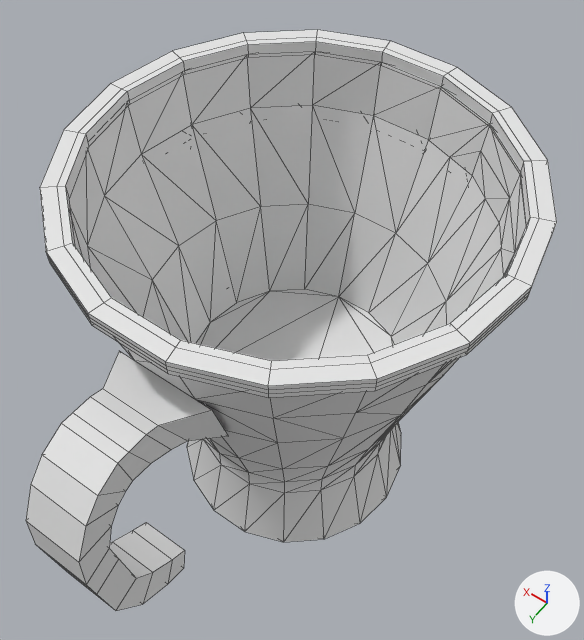
Before and after pictures for a commit that changed the FBX model CoffeeBot/Assets/Massets/3DModel/Interactables/AmericanoCup_model.fbx.
Both versions are drawn from a camera (50 mm lens) standing at (-0.128, 0.205, 0.401) and looking at (0.003, 0.021, 0.113). Lighting does not change. The marker at lower right points along +X, +Y and +Z. Mesh edges are drawn as thin lines. Where no turn or scale is listed for an object, it has been applied to the vertices.

Before the edit, the objects in view are built like this:
```python
me_mesh = bpy.data.meshes.new('Mesh')
me_mesh.from_pydata(...)  # 249 vertices, 494 faces; spans x -0.091..0.091, y -0.09..0.09, z 0.0..0.192
me_mesh_001 = bpy.data.meshes.new('Mesh.001')
me_mesh_001.from_pydata(...)  # a torus around z (ring radius 0.09, tube radius 0.005) spanning x -0.095..0.095, y -0.093..0.093, z 0.0..0.006
me_mesh_002 = bpy.data.meshes.new('Mesh.002')
me_mesh_002.from_pydata(...)  # 56 vertices, 53 faces; spans x -0.022..0.022, y 0.0722..0.1451, z 0.0469..0.166
ob_americanocup = bpy.data.objects.new('AmericanoCup', me_mesh)
ob_americanocup.location = (0.0031, 0.0182, 0.0)
ob_americanoledhandle = bpy.data.objects.new('AmericanoLEDHandle', me_mesh_002)
ob_americanoledhandle.location = (0.0031, 0.0182, 0.0)
ob_americanoledrim = bpy.data.objects.new('AmericanoLEDRim', me_mesh_001)
ob_americanoledrim.location = (0.0029, 0.0175, 0.1907)
```
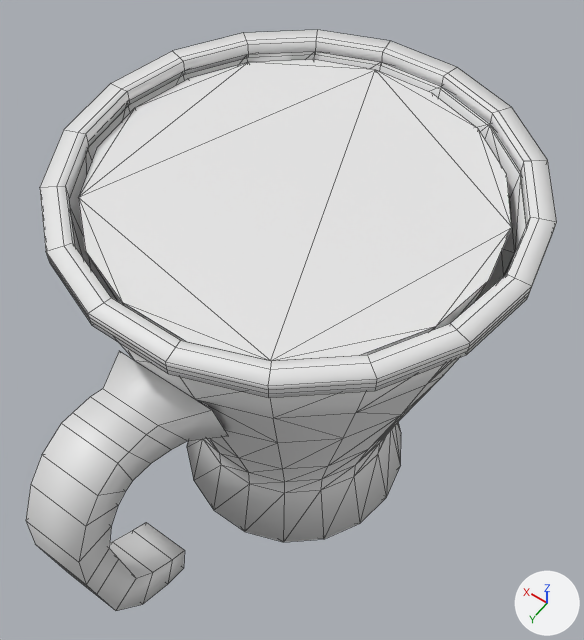
Changed parts and their boxes (x1, y1, x2, y2) in the pictures (584 x 640 px):
'AmericanoLiquid', added: after (78, 60, 512, 361)
part 1 of me_mesh_002, shading changed: (26, 351, 228, 611) in both
part 2 of me_mesh_001, shading changed: (40, 30, 557, 398) in both
part 3 of me_mesh, shading changed: (69, 52, 527, 542) in both

Edits to the bpy script that builds the scene:
```text
Change me_mesh_002:
    where me_mesh_002.from_pydata(...)  # 56 vertices, 53 faces; spans x -0.022..0.022, y 0.0722..0.1451, z 0.0469..0.166
    used by ob_americanoledhandle; location = (0.0031, 0.0182, 0.0)
    me_mesh_002 part 1: edges marked sharp go from 98 to 0
Change me_mesh_001:
    where me_mesh_001.from_pydata(...)  # 144 vertices, 144 faces; spans x -0.095..0.095, y -0.093..0.093, z 0.0..0.006
    used by ob_americanoledrim; location = (0.0029, 0.0175, 0.1907)
    me_mesh_001 part 2: edges marked sharp go from 75 to 0
Change me_mesh:
    where me_mesh.from_pydata(...)  # 249 vertices, 494 faces; spans x -0.091..0.091, y -0.09..0.09, z 0.0..0.192
    used by ob_americanocup; location = (0.0031, 0.0182, 0.0)
    me_mesh part 3: edges marked sharp go from 217 to 0
Add me_mesh_003:
    me_mesh_003.from_pydata(...)  # 108 vertices, 212 faces; spans x -0.081..0.081, y -0.08..0.08, z 0.01..0.16
Add ob_americanoliquid:
    ob_americanoliquid = bpy.data.objects.new('AmericanoLiquid', me_mesh_003)
    ob_americanoliquid.location = (0.0041, 0.0174, 0.0299)
```
